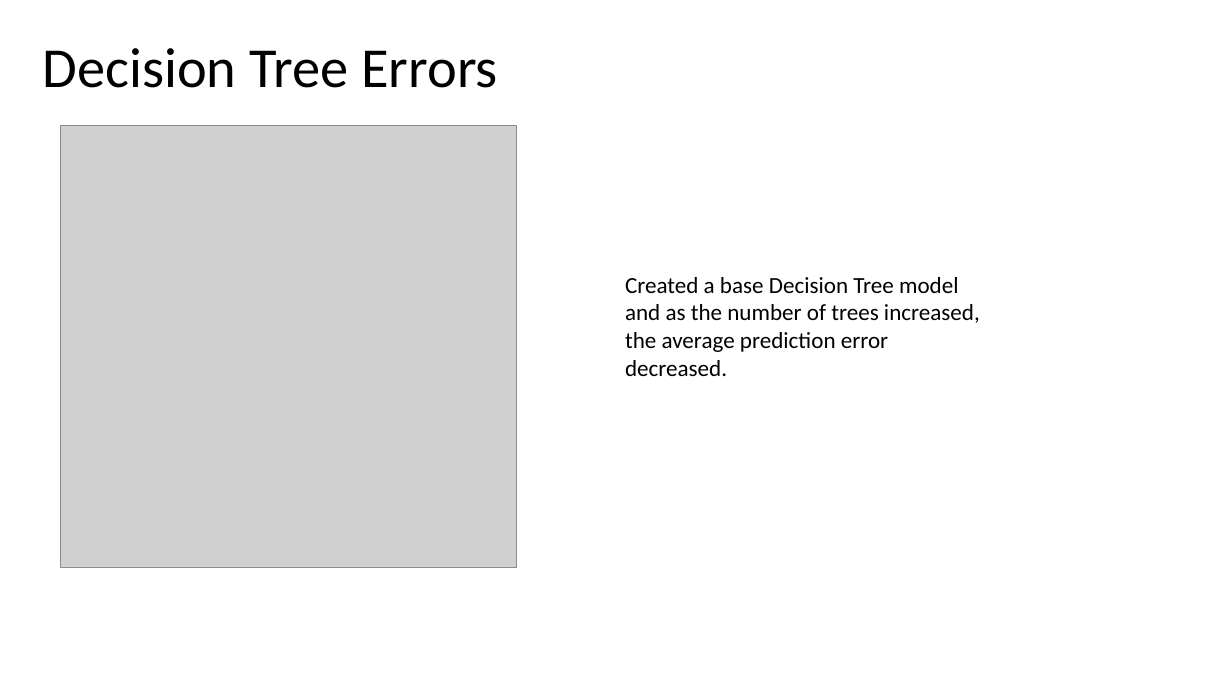
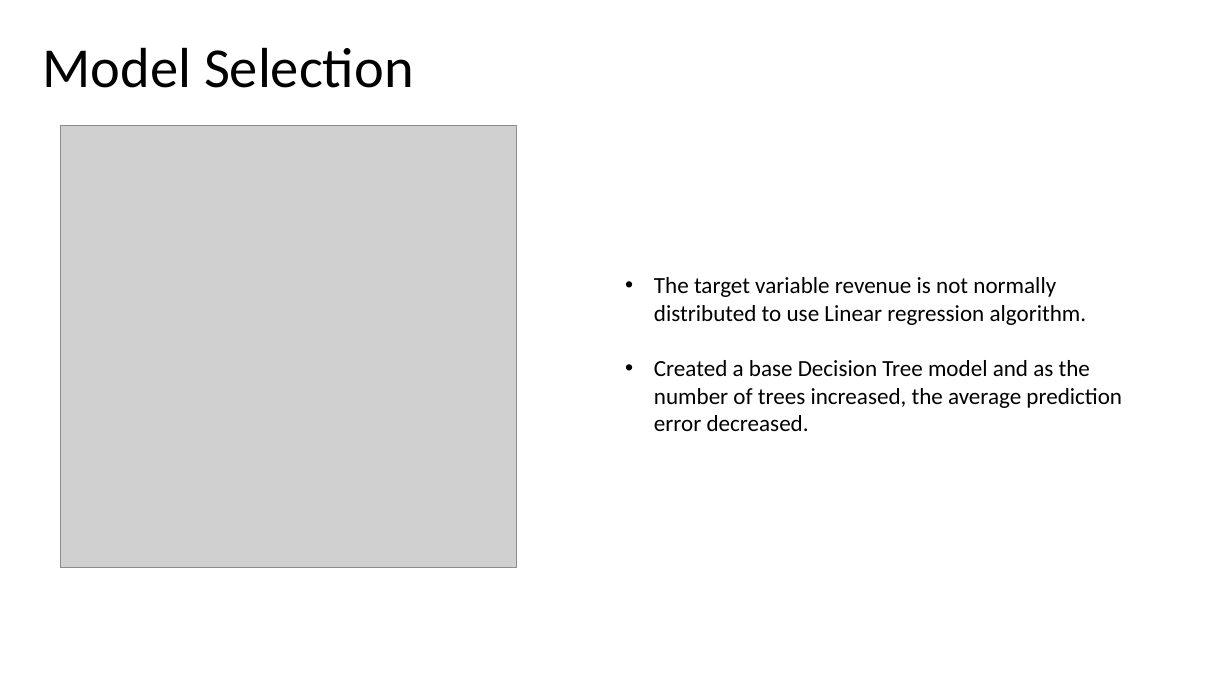
Before and after one commit to saigurram/Customer-Lifetime-Value-Prediction, a slide deck: slide 11 of Customer_Lifetimevalue_Prediction.pptx (slide 9 before the commit). Drawn at 1232x693 pixels with LibreOffice and Linux fonts; fonts in the diff are those of the drawing; grey boxes stand for pictures. Boxes give left, top, right and bottom in pixels: in the first picture for what was removed or moved away, otherwise in the second. Text is boxed around its words. In the diff, an @@ line names an element or a change of style, - is before the commit and + after.

```diff
--- a/Customer_Lifetimevalue_Prediction.pptx
+++ b/Customer_Lifetimevalue_Prediction.pptx
@@ text at [43, 47, 414, 88]: text changed @@
-Decision Tree Errors
+Model Selection
@@ text at [654, 277, 1087, 325]: paragraph added @@
+• The target variable revenue is not normally distributed to use Linear regression algorithm.
@@ text at [654, 360, 1122, 431]: bullet none to • @@
```
Also in this commit, not shown: 2 other slides changed, 2 slides added.
